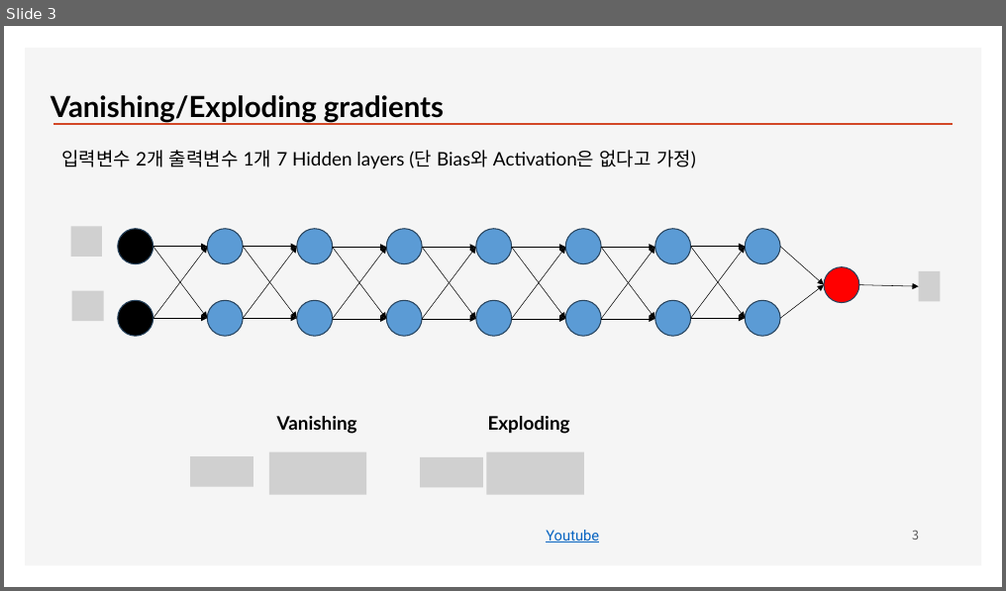
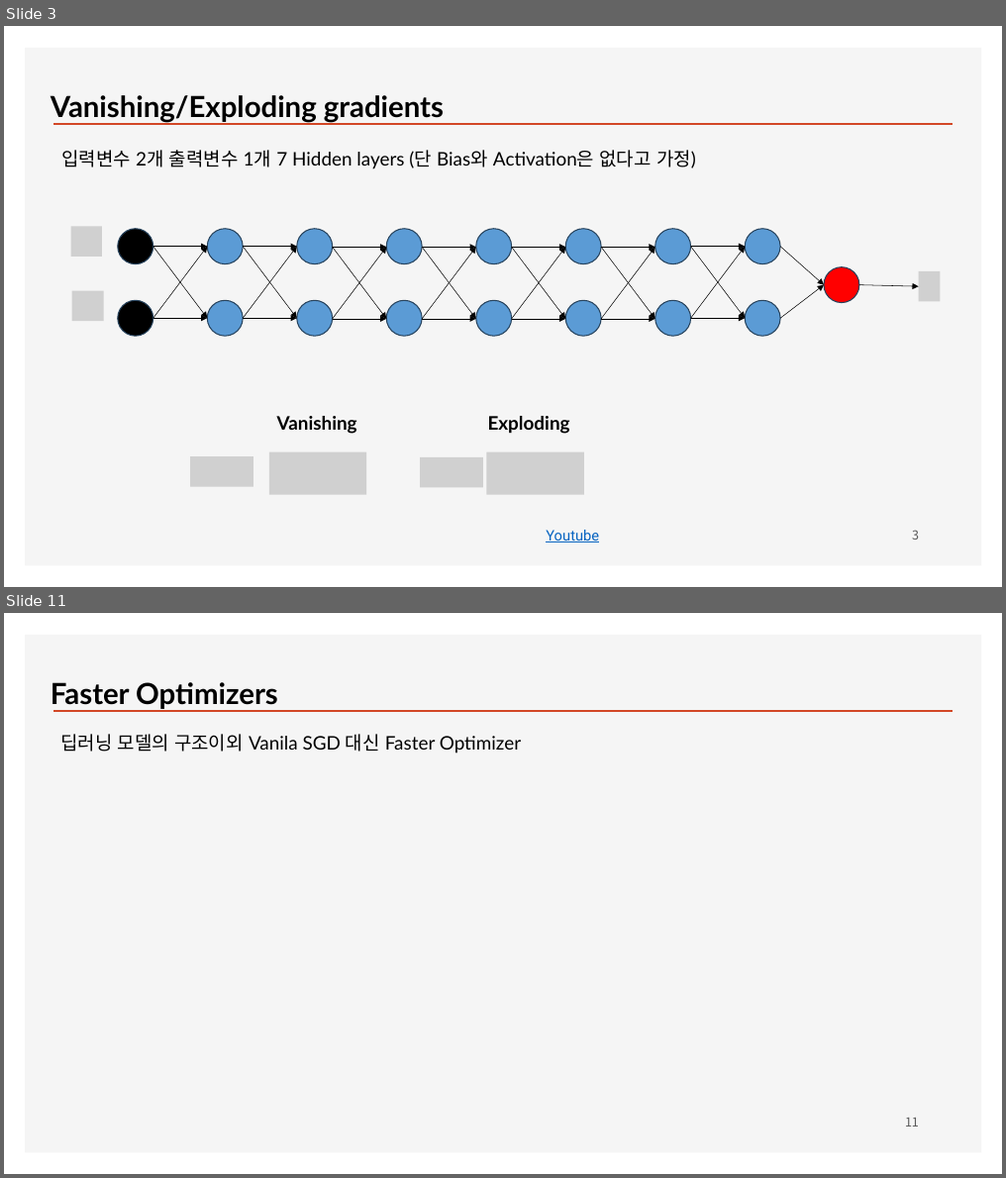
Before and after one commit to ancestor9/2026_Fall_Deep-Learning-with-Python, a slide deck: ML/Chapter11_Training Deep Neural Networks.pptx. Shown one above the other, each under a label of ours: slide 3 before the commit, slides 3 and 11 after it; the slides between them are not shown. The pictures are 1006x591 and 1006x1178 pixels, drawn with LibreOffice and Linux fonts; fonts in the diff are those of the drawing; grey boxes stand for pictures; background and template pictures are left out. Boxes give left, top, right and bottom in pixels: in the first picture for what was removed or moved away, otherwise in the second. Text is boxed around its words. In the diff, an @@ line names an element or a change of style, - is before the commit and + after.

```diff
--- a/ML/Chapter11_Training Deep Neural Networks.pptx
+++ b/ML/Chapter11_Training Deep Neural Networks.pptx
@@ slide 11 added at [4, 613, 1002, 1174], background #FFFFFF; not listed: 2 template elements that a slide beside it also shows @@
@@ text added at [51, 682, 278, 709], 28 pt, text #000000, bold @@
+Faster Optimizers
@@ text added at [60, 734, 521, 754], 18 pt, text #000000 @@
+딥러닝 모델의 구조이외 Vanila SGD 대신 Faster Optimizer
@@ page number added at [905, 1118, 919, 1127], 12 pt, text #595959 @@
+11
```
Also in this commit, not shown: 7 other slides added.
